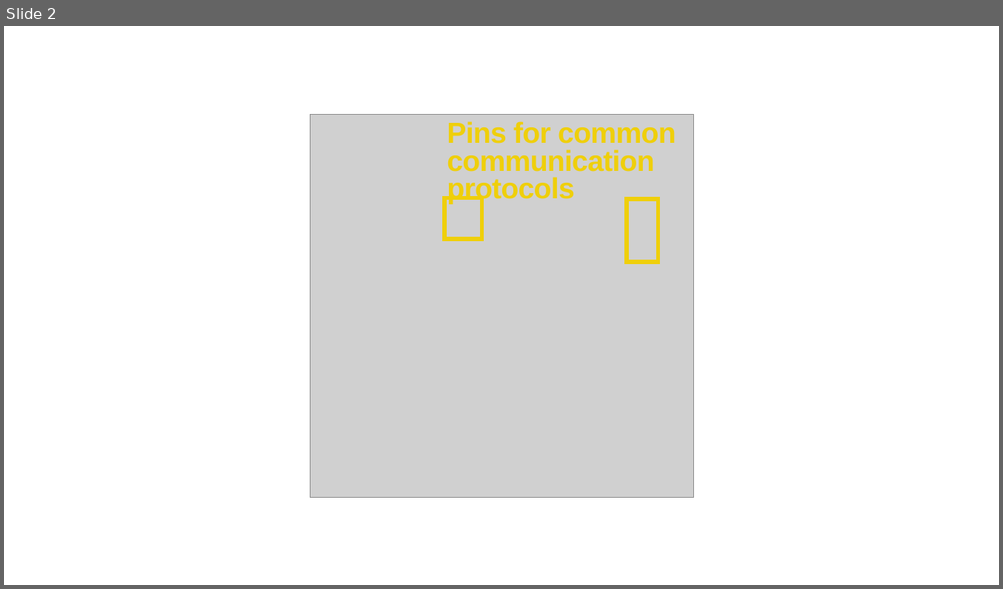
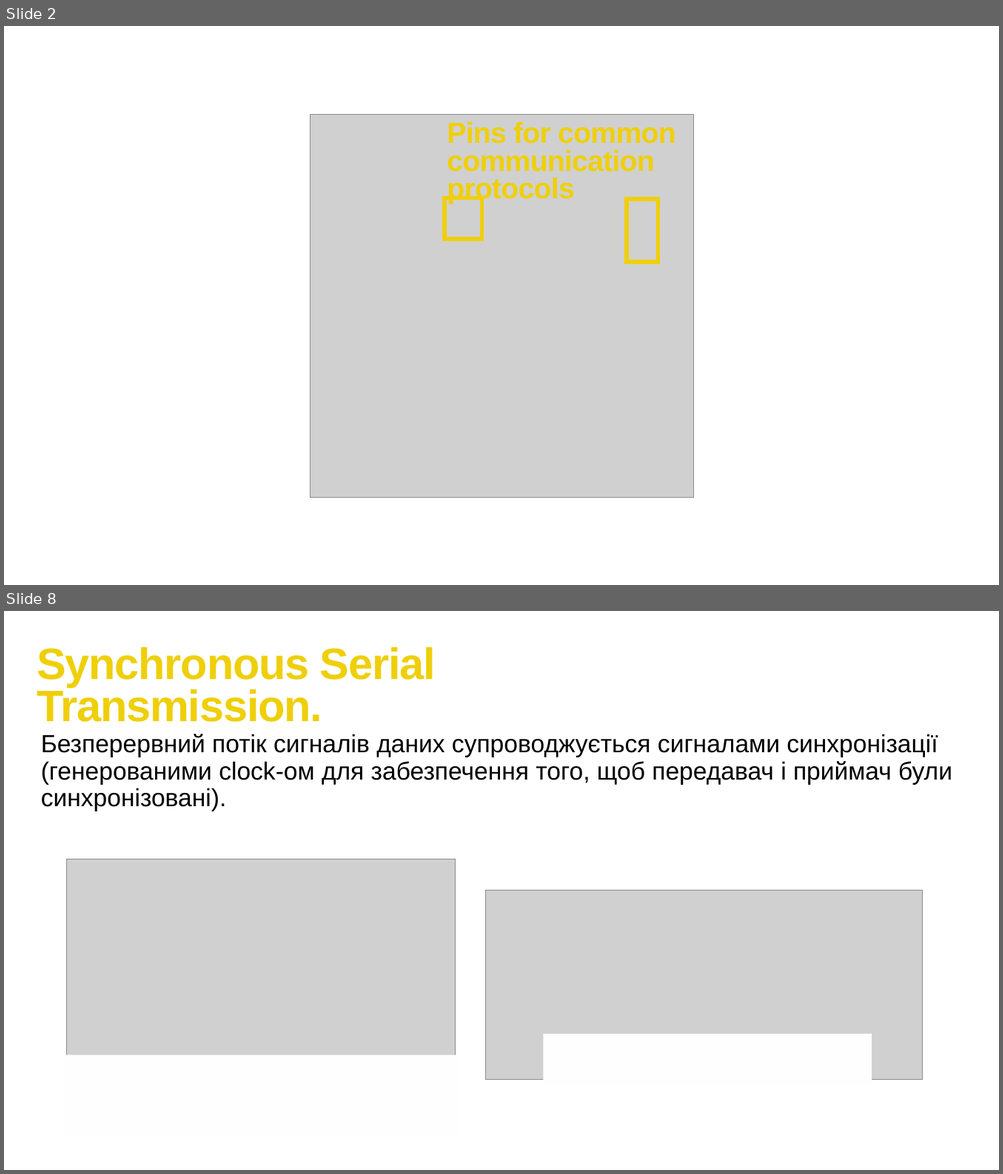
Before and after one commit to bohdanhlovatskyi/SummerCampPOC, a slide deck: Lesson 3/Lesson_3.pptx. Shown one above the other, each under a label of ours: slide 2 before the commit, slides 2 and 8 after it; the slides between them are not shown. The pictures are 1003x589 and 1003x1174 pixels, drawn with LibreOffice and Linux fonts; fonts in the diff are those of the drawing; grey boxes stand for pictures. Boxes give left, top, right and bottom in pixels: in the first picture for what was removed or moved away, otherwise in the second. Text is boxed around its words. In the diff, an @@ line names an element or a change of style, - is before the commit and + after.

```diff
--- a/Lesson 3/Lesson_3.pptx
+++ b/Lesson 3/Lesson_3.pptx
@@ slide 8 added at (4,611,999,1170), background #FFFFFF @@
@@ text added at (37,647,435,722), 85 pt, text #EFCF0A, bold @@
+Synchronous Serial Transmission.
@@ text added at (41,734,952,811), 48 pt, text #000000 @@
+Безперервний потік сигналів даних супроводжується сигналами синхронізації (генерованими clock-ом для забезпечення того, щоб передавач і приймач були синхронізовані).
@@ picture added at (66,860,455,1128) @@
@@ picture added at (485,890,922,1079) @@
@@ rectangle added at (543,1034,871,1086), fill #FEFEFE @@
@@ rectangle added at (64,1055,457,1135), fill #FDFEFD @@
```
Also in this commit, not shown: 1 slide changed, 12 other slides added, 6 slides removed, 4 other files.
